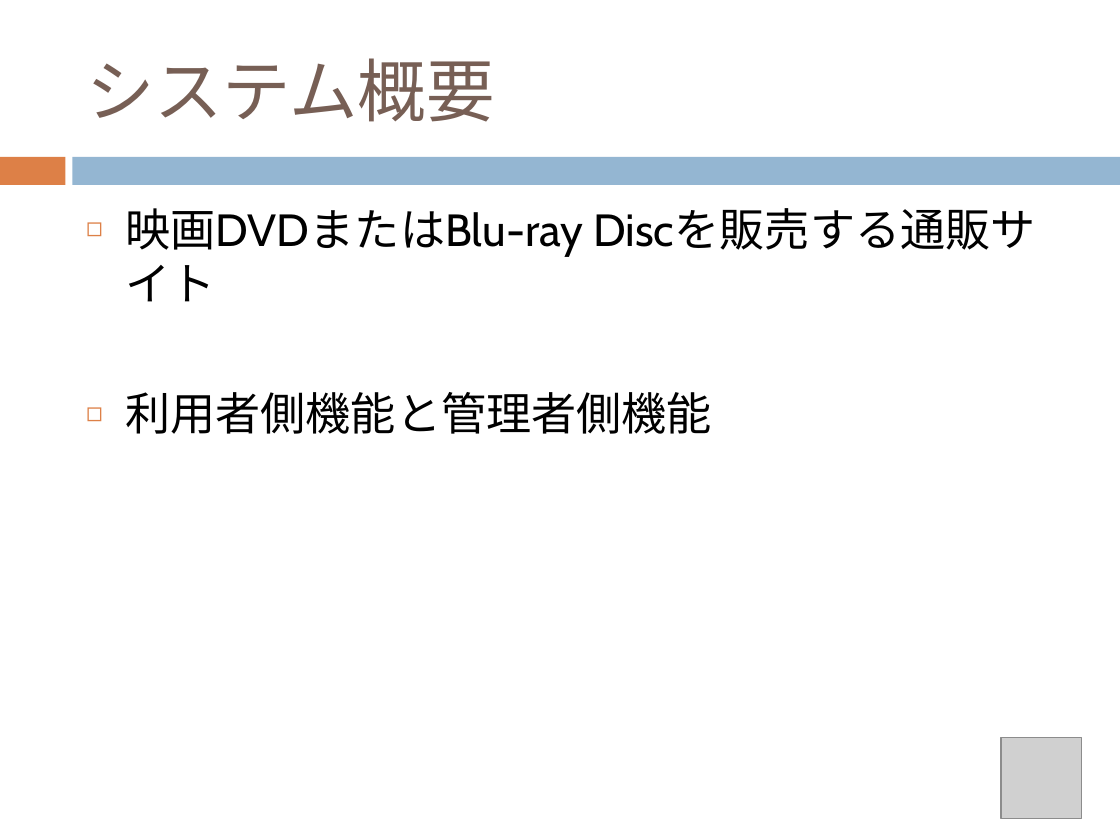
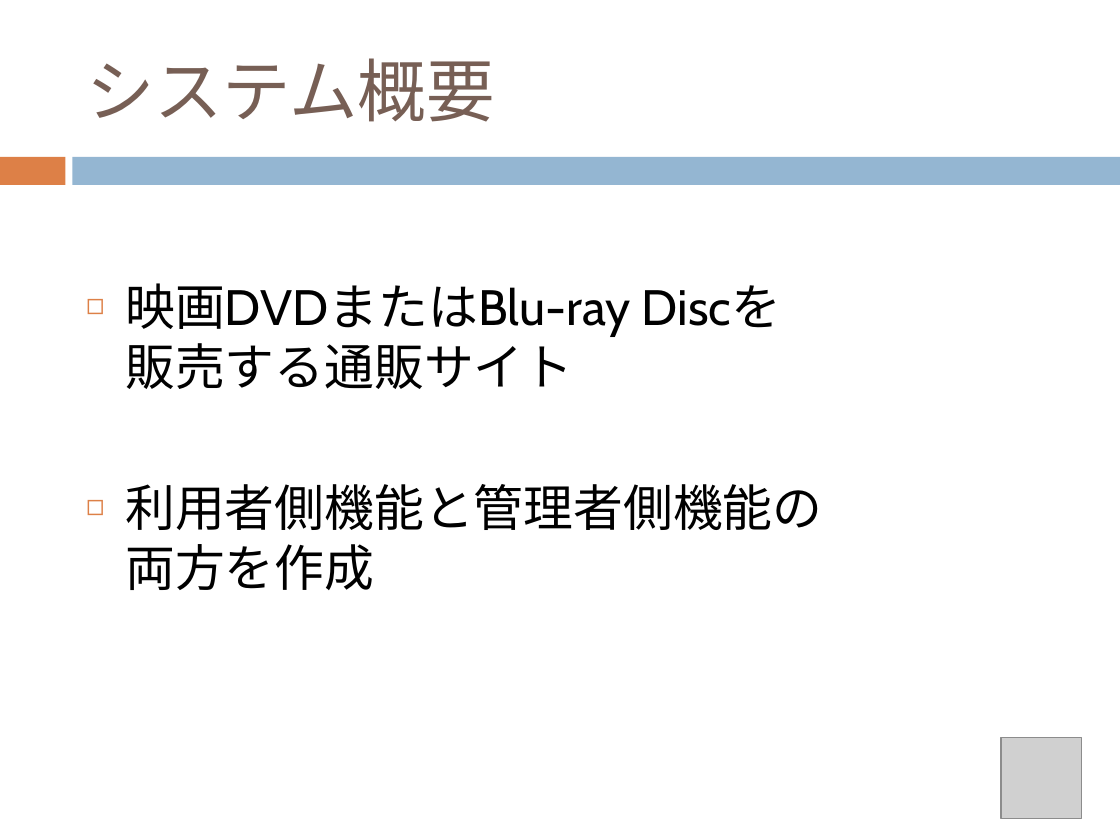
Before and after one commit to chocomegane/springC, a slide deck: slide 4 of document/ECサイト.pptx. Drawn at 1120x840 pixels with LibreOffice and Linux fonts; fonts in the diff are those of the drawing; grey boxes stand for pictures. Boxes give left, top, right and bottom in pixels: in the first picture for what was removed or moved away, otherwise in the second. Text is boxed around its words. In the diff, an @@ line names an element or a change of style, - is before the commit and + after.

```diff
--- a/document/ECサイト.pptx
+++ b/document/ECサイト.pptx
@@ text at (125, 283, 822, 590): text changed; size 29 to 32 pt @@
-◻ 映画DVDまたはBlu-ray Discを販売する通販サイト
-◻ 利用者側機能と管理者側機能
+◻ 映画DVDまたはBlu-ray Discを
+  販売する通販サイト
+◻ 利用者側機能と管理者側機能の
+  両方を作成
```
Also in this commit, not shown: 9 other slides changed, 1 slide added, 1 slide removed, 6 other files.
